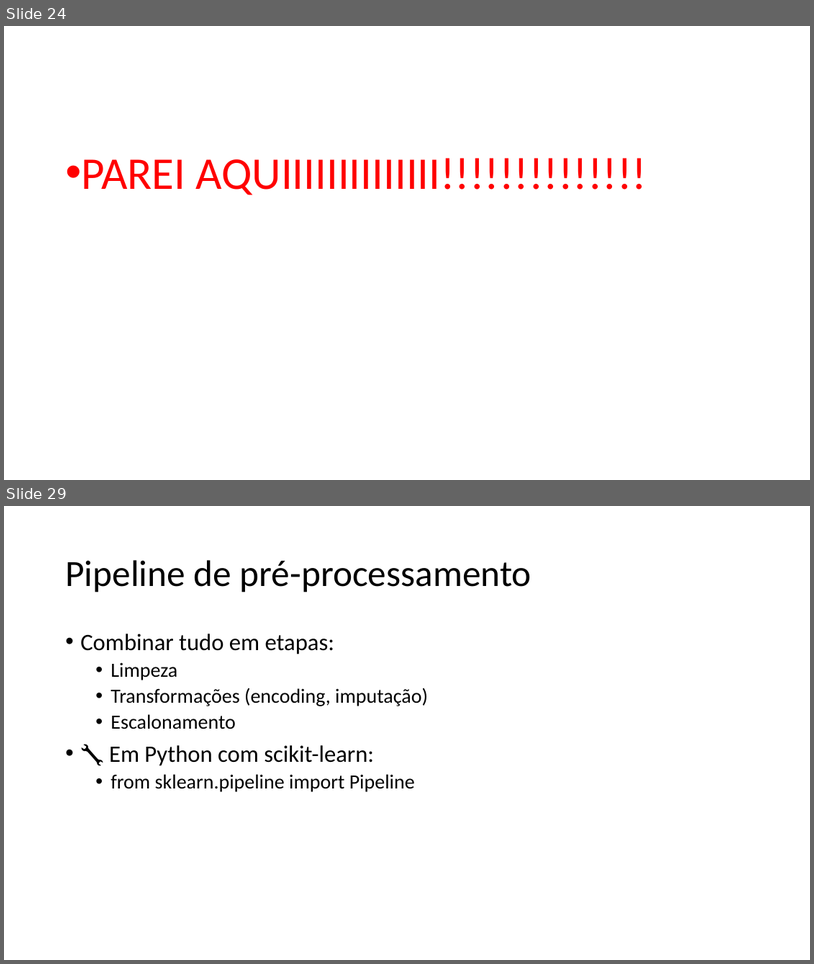
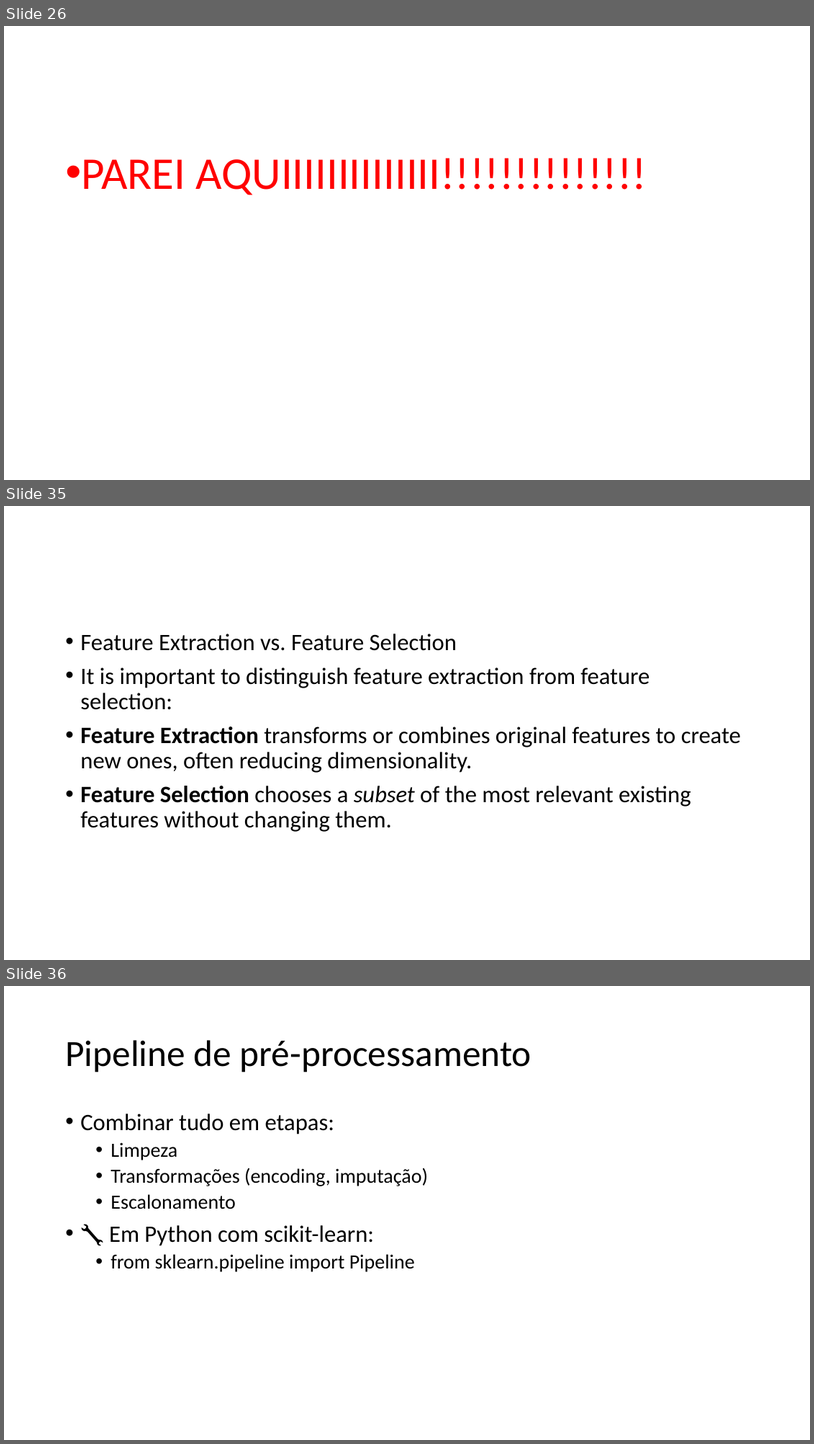
Before and after one commit to zz4fap/c24_inteligencia_artificial, a slide deck: slides/C24_Transformações.pptx. Shown one above the other, each under a label of ours: slides 24 and 29 before the commit, slides 26, 35 and 36 after it; the slides between them are not shown. The pictures are 814x964 and 814x1444 pixels, drawn with LibreOffice and Linux fonts; fonts in the diff are those of the drawing. Boxes give left, top, right and bottom in pixels: in the first picture for what was removed or moved away, otherwise in the second. Text is boxed around its words. In the diff, an @@ line names an element or a change of style, - is before the commit and + after.

```diff
--- a/slides/C24_Transformações.pptx
+++ b/slides/C24_Transformações.pptx
@@ slide 35 added at <box>4,506,810,960</box>, background #FFFFFF @@
@@ text added at <box>80,633,741,831</box>, 28 pt, text #000000 @@
+• Feature Extraction vs. Feature Selection
+• It is important to distinguish feature extraction from feature selection:
+• Feature Extraction transforms or combines original features to create new ones, often reducing dimensionality.
+• Feature Selection chooses a subset of the most relevant existing features without changing them.
@@ what was slide 24 is now slide 26 @@
@@ what was slide 29 is now slide 36 @@
```
Also in this commit, not shown: 2 slides changed, 8 other slides added, 2 slides removed.
